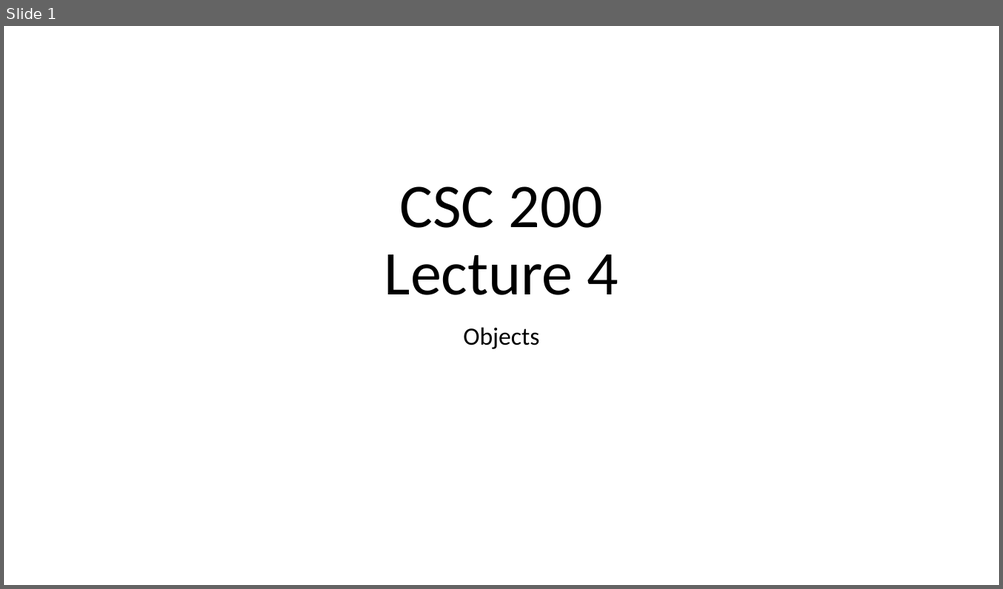
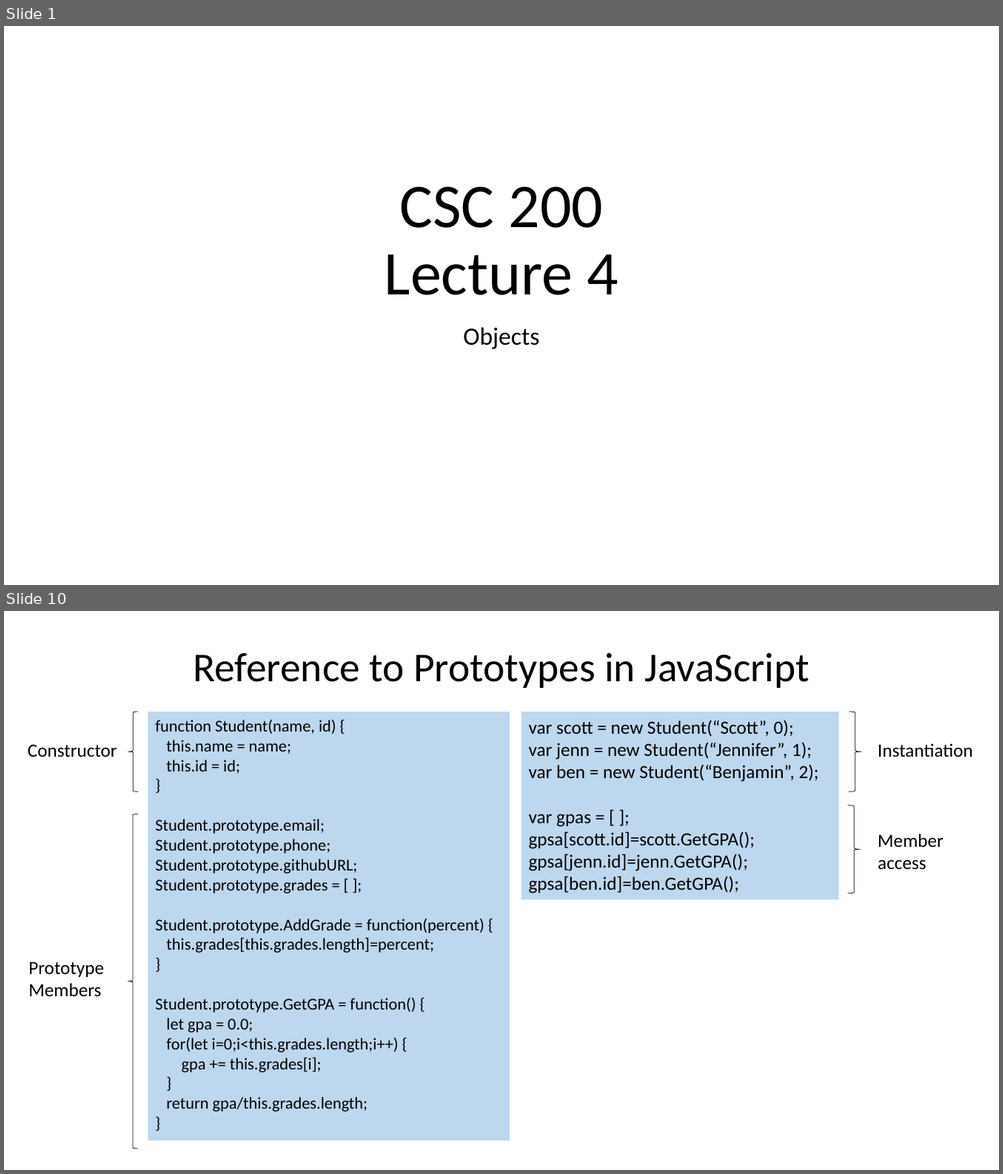
Before and after one commit to bsdillon/cs200_Spring2020, a slide deck: Lecture/Lect4-Objects.pptx. Shown one above the other, each under a label of ours: slide 1 before the commit, slides 1 and 10 after it; the slides between them are not shown. The pictures are 1003x589 and 1003x1174 pixels, drawn with LibreOffice and Linux fonts; fonts in the diff are those of the drawing. Boxes give left, top, right and bottom in pixels: in the first picture for what was removed or moved away, otherwise in the second. Text is boxed around its words. In the diff, an @@ line names an element or a change of style, - is before the commit and + after.

Commit message:
Lecture 4

```diff
--- a/Lecture/Lect4-Objects.pptx
+++ b/Lecture/Lect4-Objects.pptx
@@ slide 10 added at <box>4,611,999,1170</box>, background #FFFFFF @@
@@ title added at <box>193,653,809,688</box>, 39.6 pt, text #000000 @@
+Reference to Prototypes in JavaScript
@@ left brace added at <box>128,712,138,792</box>, outline #000000 0.5 pt @@
@@ rectangle added at <box>148,712,510,1142</box>, fill #BDD7EE, 16 pt, text #000000 @@
+function Student(name, id) {
+this.name = name;
+this.id = id;
+}
+Student.prototype.email;
+Student.prototype.phone;
+Student.prototype.githubURL;
+Student.prototype.grades = [ ];
+Student.prototype.AddGrade = function(percent) {
+this.grades[this.grades.length]=percent;
+}
+Student.prototype.GetGPA = function() {
+let gpa = 0.0;
+for(let i=0;i<this.grades.length;i++) {
+gpa += this.grades[i];
+}
+return gpa/this.grades.length;
+}
@@ rectangle added at <box>521,712,838,900</box>, fill #BDD7EE, 18 pt, text #000000 @@
+var scott = new Student(“Scott”, 0);
+var jenn = new Student(“Jennifer”, 1);
+var ben = new Student(“Benjamin”, 2);
+var gpas = [ ];
+gpsa[scott.id]=scott.GetGPA();
+gpsa[jenn.id]=jenn.GetGPA();
+gpsa[ben.id]=ben.GetGPA();
@@ left brace added at <box>848,712,861,792</box>, outline #000000 0.5 pt @@
@@ text added at <box>877,743,973,758</box>, 18 pt, text #000000 @@
+Instantiation
@@ text added at <box>28,744,117,758</box>, 18 pt, text #000000 @@
+Constructor
@@ left brace added at <box>848,806,860,894</box>, outline #000000 0.5 pt @@
@@ left brace added at <box>128,814,138,1149</box>, outline #000000 0.5 pt @@
@@ text added at <box>877,834,943,870</box>, 18 pt, text #000000 @@
+Member access
@@ text added at <box>28,962,104,997</box>, 18 pt, text #000000 @@
+Prototype Members
```
Also in this commit, not shown: 11 other slides added, 1 slide removed.
